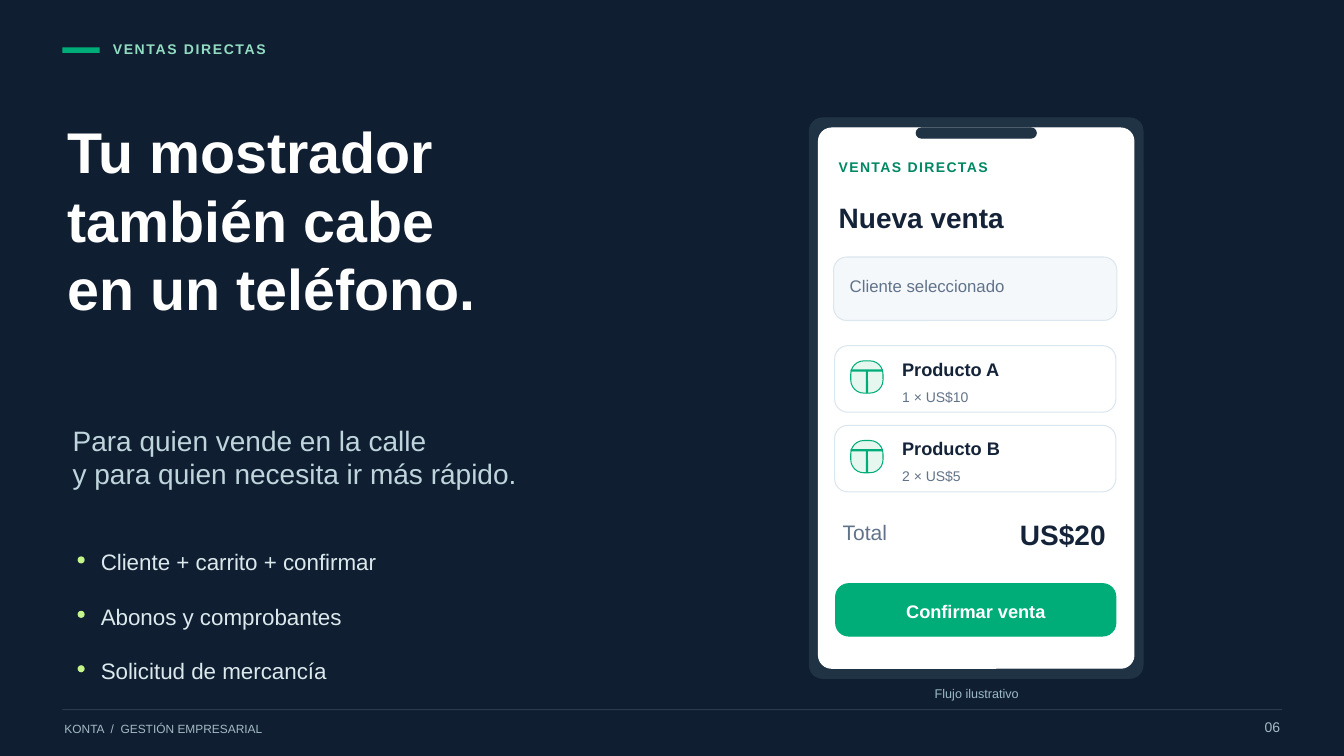
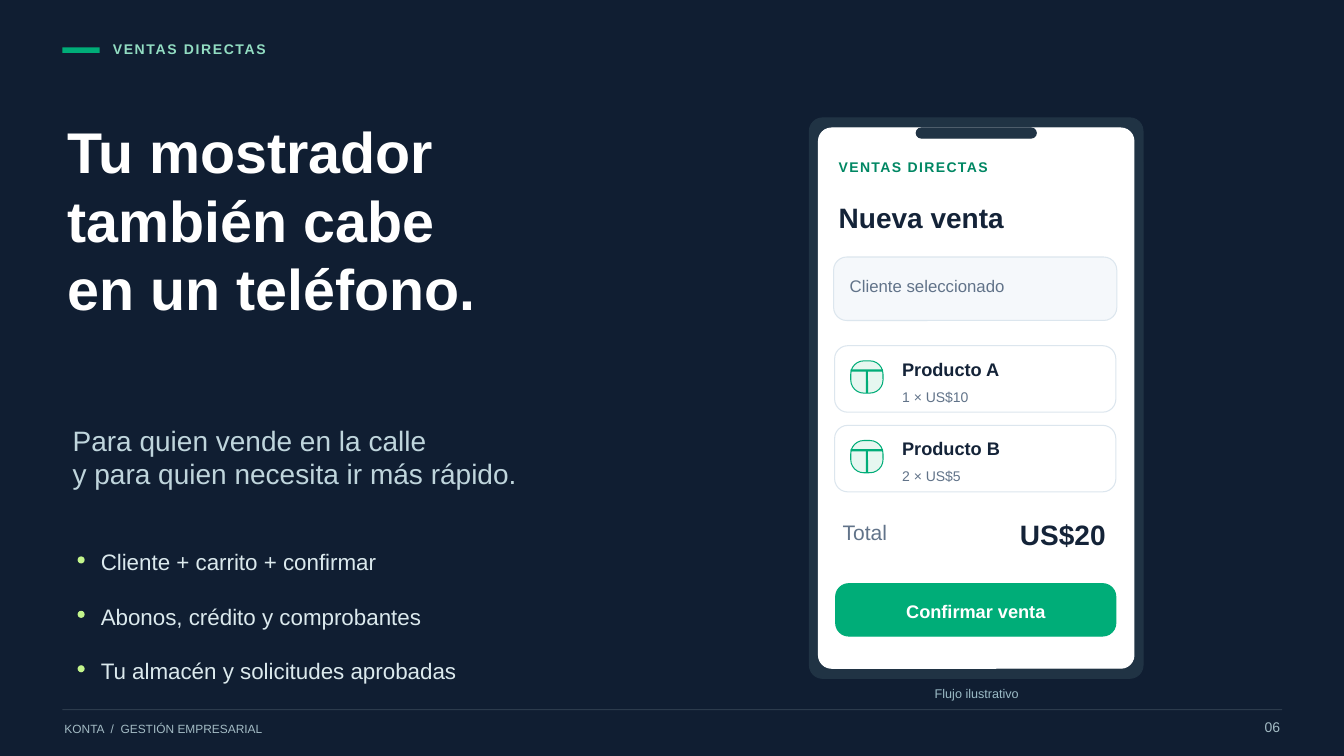
Before and after one commit to Jefersson001/Sistema-de-Venta, a slide deck: slide 6 of docs/Konta_Presentacion_Comercial.pptx. Drawn at 1344x756 pixels with LibreOffice and Linux fonts; fonts in the diff are those of the drawing. Boxes give left, top, right and bottom in pixels: in the first picture for what was removed or moved away, otherwise in the second. Text is boxed around its words. In the diff, an @@ line names an element or a change of style, - is before the commit and + after.

```diff
--- a/docs/Konta_Presentacion_Comercial.pptx
+++ b/docs/Konta_Presentacion_Comercial.pptx
@@ text at [101, 608, 421, 630]: text changed @@
-Abonos y comprobantes
+Abonos, crédito y comprobantes
@@ text at [101, 662, 457, 684]: text changed @@
-Solicitud de mercancía
+Tu almacén y solicitudes aprobadas
```
Also in this commit, not shown: 10 other slides changed, 1 slide added, 59 other files.
